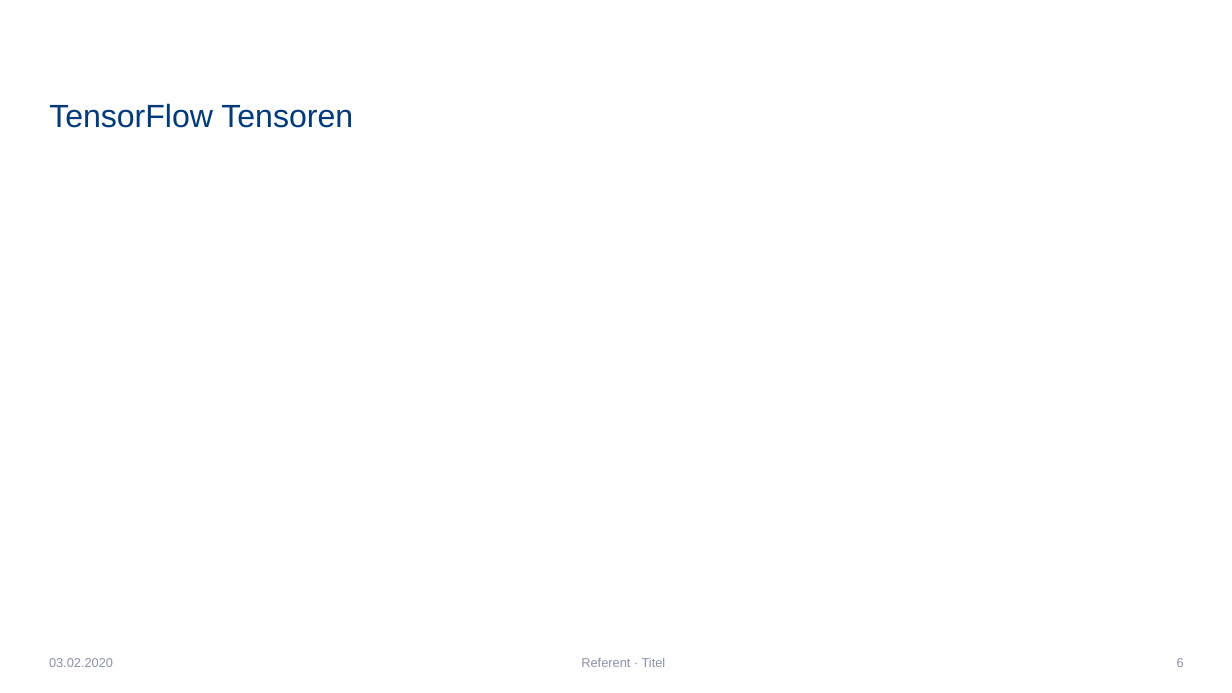
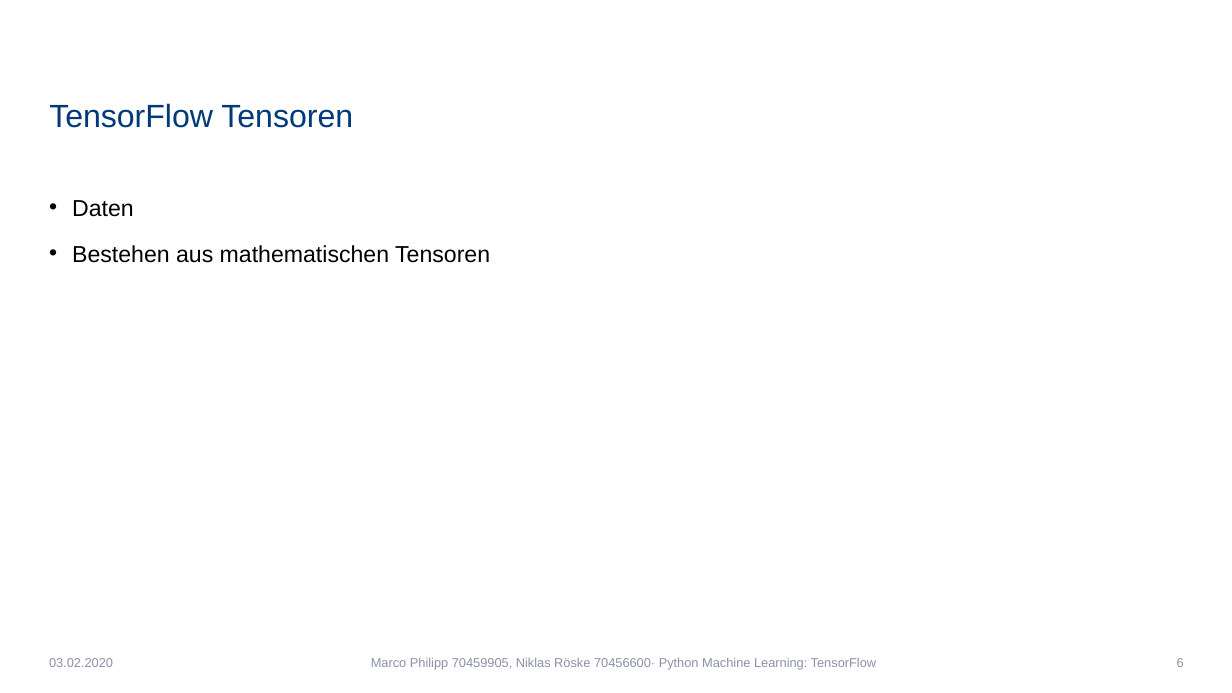
Before and after one commit to Niklas1997Git/Seminar, a slide deck: slide 6 of SeminarPräsentation.pptx. Drawn at 1232x693 pixels with LibreOffice and Linux fonts; fonts in the diff are those of the drawing; background and template pictures are left out. Boxes give left, top, right and bottom in pixels: in the first picture for what was removed or moved away, otherwise in the second. Text is boxed around its words. In the diff, an @@ line names an element or a change of style, - is before the commit and + after.

```diff
--- a/SeminarPräsentation.pptx
+++ b/SeminarPräsentation.pptx
@@ text added at (72,200,490,263), 18 pt, text #000000 @@
+• Daten
+• Bestehen aus mathematischen Tensoren
@@ text at (371,658,876,670): text changed @@
-Referent · Titel
+Marco Philipp 70459905, Niklas Röske 70456600· Python Machine Learning: TensorFlow
```
Also in this commit, not shown: 15 other slides changed, 1 slide removed.
